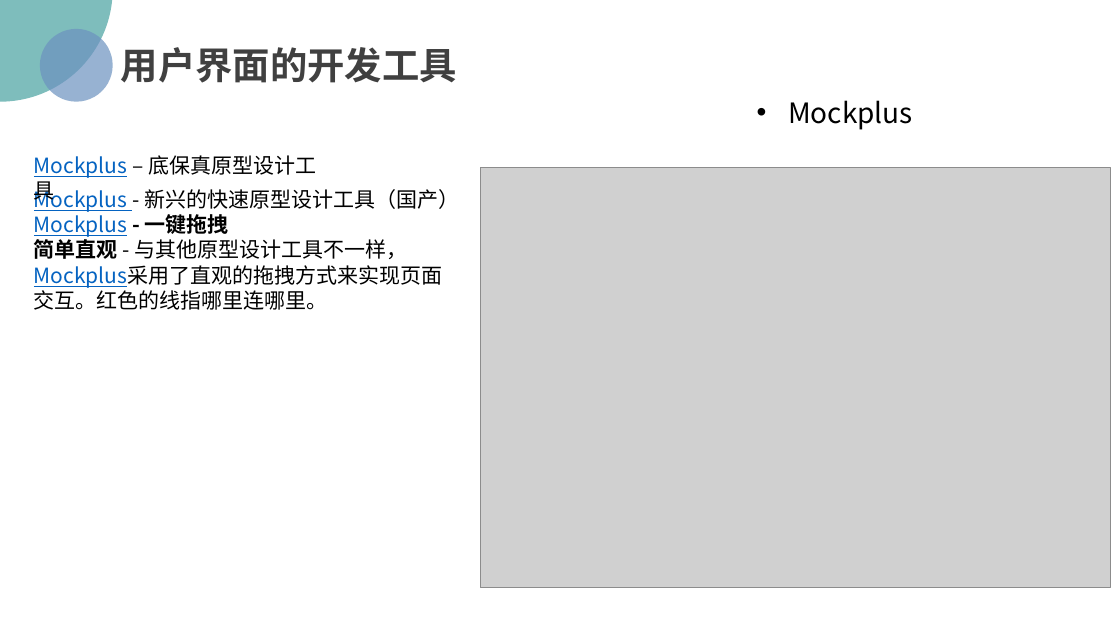
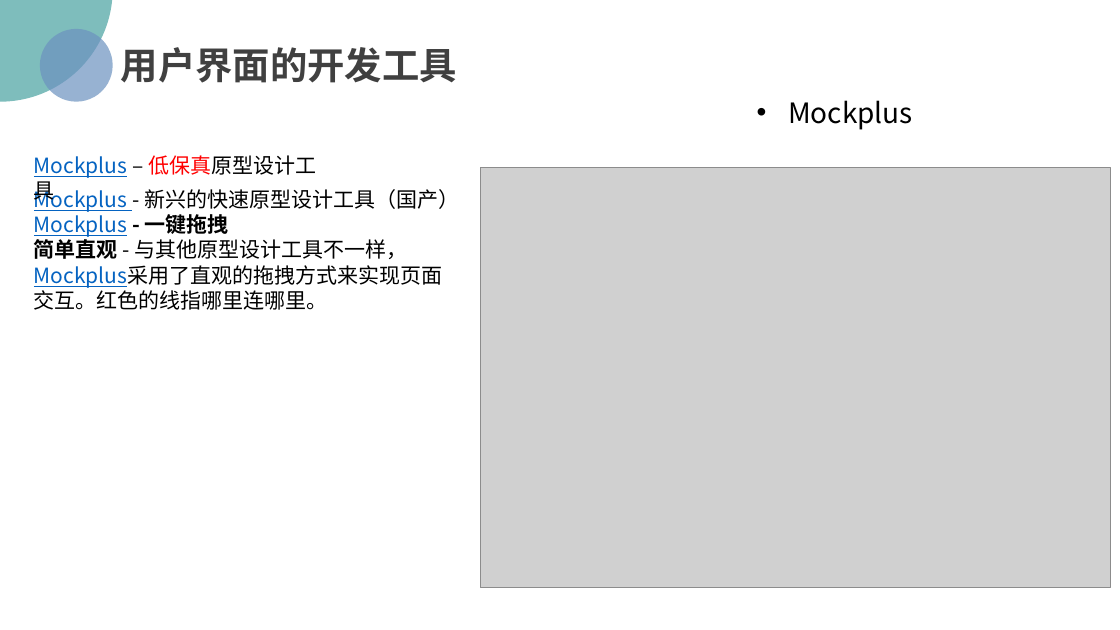
Before and after one commit to PRD2018/PRD2018-G15, a slide deck: slide 26 of 2018-11-11/[PRD-15]UML基础二.pptx. Drawn at 1120x630 pixels with LibreOffice and Linux fonts; fonts in the diff are those of the drawing; grey boxes stand for pictures; background and template pictures are left out. Boxes give left, top, right and bottom in pixels: in the first picture for what was removed or moved away, otherwise in the second. Text is boxed around its words. In the diff, an @@ line names an element or a change of style, - is before the commit and + after.

```diff
--- a/2018-11-11/[PRD-15]UML基础二.pptx
+++ b/2018-11-11/[PRD-15]UML基础二.pptx
@@ text at box(34, 155, 316, 178): text changed; text colour #000000 to #0563C1 @@
-Mockplus – 底保真原型设计工具
+Mockplus – 低保真原型设计工具
```
Also in this commit, not shown: 12 other slides changed, 2 other files.
